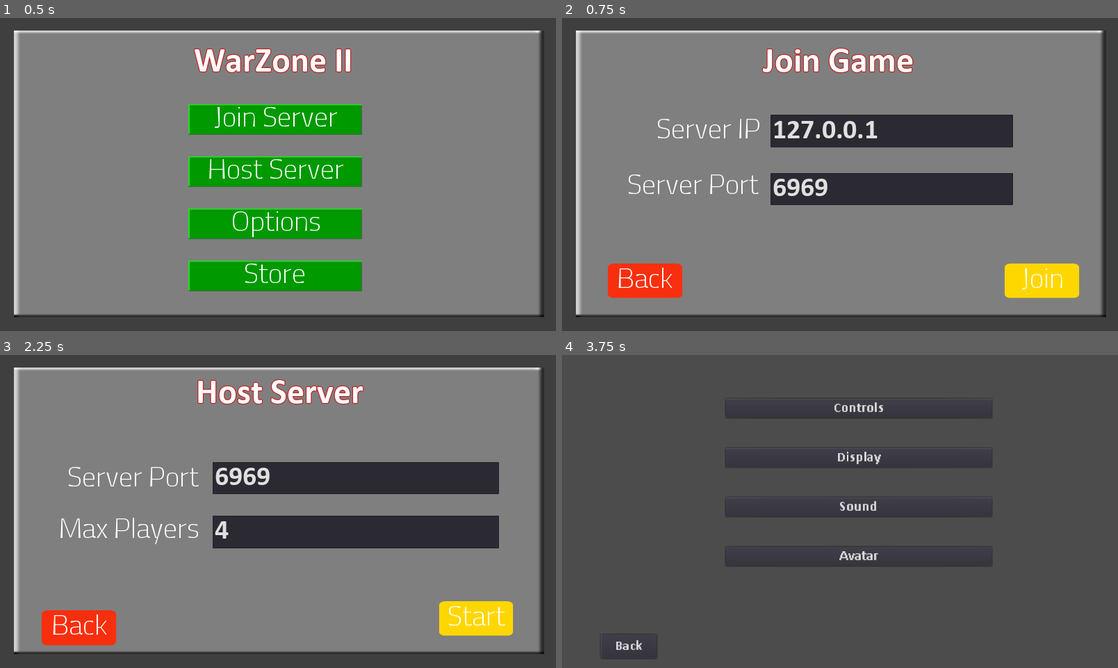
Above: before the commit, frames 1-4 (two rows, left to right).
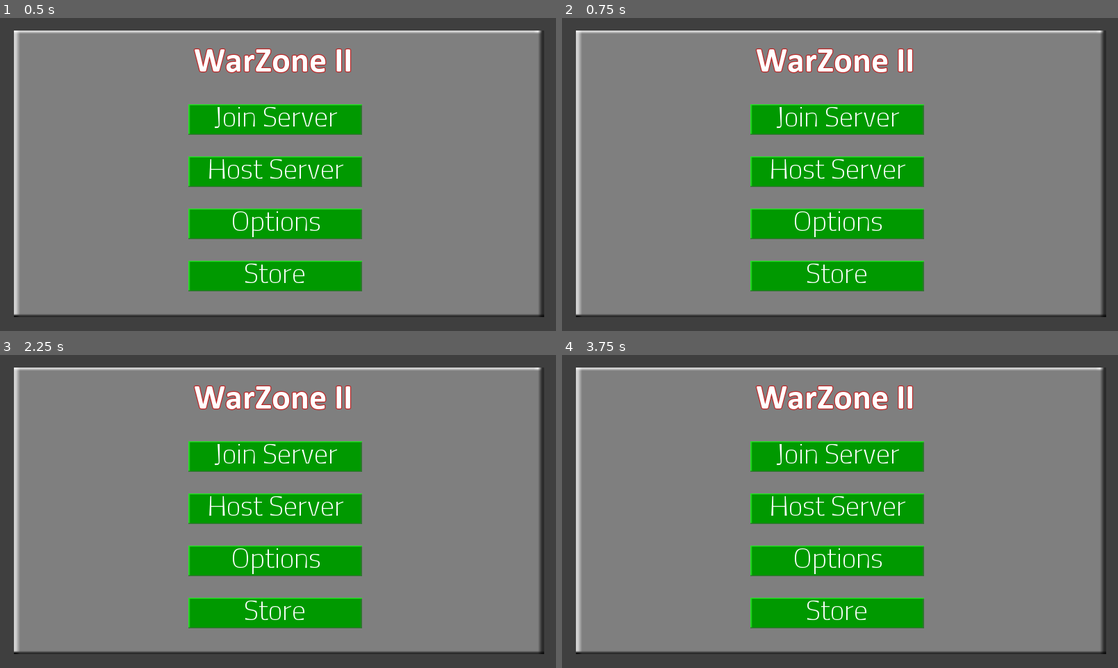
Above: after the commit, the same moments.

Repository: superRaptor911/WarZone_2
Game: Godot game, scene res://Menus/MainMenu/MainMenu.tscn
Two runs of this game, one before a commit and one after it. Both use one fixed random seed, a clock stepped at 60 frames per second and the inputs below. Sound files missing from this copy of the repository are replaced by a short silence.
Inputs:
- Up to frame 1 (0.5 s): no input
- Up to frame 2 (0.75 s): click "Join Server" at 0.5 s
- Up to frame 3 (2.25 s): click "Back" at 1.25 s; click "Host Server" at 2 s
- Up to frame 4 (3.75 s): click "Back" at 2.75 s; click "Options" at 3.5 s

Frame 1 is identical in both runs. In frame 2, 23% of the frame differs, in the area x 8-93%, y 9-90%; in frame 3, 26%; in frame 4, 87%, in the area x 2-98%, y 4-96%.

Commit message:
Switched to godot 3.2

Diff:
--- a/Menus/HUD/Hud.gd
+++ b/Menus/HUD/Hud.gd
@@ -40,10 +40,10 @@
 		$Panel2.rect_global_position = Vector2(-500,-500)
 
 class MyPlayerSorter:
-    static func sort(a, b):
-        if a["kills"] < b["kills"]:
-            return false
-        return true
+	static func sort(a, b):
+		if a["kills"] < b["kills"]:
+			return false
+		return true
 
 
 
--- a/Menus/MainMenu/MainMenu.gd
+++ b/Menus/MainMenu/MainMenu.gd
@@ -4,18 +4,27 @@
 func _ready():
 	get_tree().paused = false
 
-# Called every frame. 'delta' is the elapsed time since the previous frame.
-#func _process(delta):
-#	pass
+var _next_scene : String
 
 
 func _on_Button_pressed():
-	get_tree().change_scene("res://Menus/MainMenu/Join_menu.tscn")
+	$btn_click.play()
+	_next_scene = "res://Menus/MainMenu/Join_menu.tscn"
 
 
 func _on_Button2_pressed():
-	get_tree().change_scene("res://Menus/MainMenu/host_menu.tscn")
+	$btn_click.play()
+	_next_scene = "res://Menus/MainMenu/host_menu.tscn"
 
 
 func _on_Button3_pressed():
-	get_tree().change_scene("res://Menus/Settings/Settings.tscn")
+	$btn_click.play()
+	_next_scene = "res://Menus/Settings/Settings.tscn"
+
+
+
+
+
+
+func _on_btn_click_finished():
+	get_tree().change_scene(_next_scene);
--- a/Menus/MainMenu/MainMenu.tscn
+++ b/Menus/MainMenu/MainMenu.tscn
@@ -7,6 +7,7 @@
 [ext_resource path="res://Menus/resources/btn_texture2.png" type="Texture" id=5]
 [ext_resource path="res://new_font.tres" type="DynamicFont" id=6]
 [ext_resource path="res://Menus/resources/Header_font.tres" type="DynamicFont" id=7]
+[ext_resource path="res://Sfx/menus/btn_hvr.wav" type="AudioStream" id=8]
 
 [node name="MainMenu" type="CanvasLayer"]
 script = ExtResource( 1 )
@@ -138,6 +139,13 @@
 margin_bottom = 142.524
 custom_fonts/font = ExtResource( 7 )
 text = "WarZone II"
+
+[node name="btn_hover" type="AudioStreamPlayer" parent="."]
+stream = ExtResource( 8 )
+
+[node name="btn_click" type="AudioStreamPlayer" parent="."]
+stream = ExtResource( 8 )
 [connection signal="pressed" from="VBoxContainer/Button" to="." method="_on_Button_pressed"]
 [connection signal="pressed" from="VBoxContainer/Button2" to="." method="_on_Button2_pressed"]
 [connection signal="pressed" from="VBoxContainer/Button3" to="." method="_on_Button3_pressed"]
+[connection signal="finished" from="btn_click" to="." method="_on_btn_click_finished"]
--- a/Menus/MainMenu/host_menu.gd
+++ b/Menus/MainMenu/host_menu.gd
@@ -1,23 +1,27 @@
 extends CanvasLayer
 
-# Declare member variables here. Examples:
-# var a = 2
-# var b = "text"
+var next_scene : String
 
 # Called when the node enters the scene tree for the first time.
 func _ready():
 	network.connect("server_created",self,"_join_lobby")
 
 func _join_lobby():
-	print("ds")
-	get_tree().change_scene("res://Menus/Lobby/Lobby.tscn")
+	next_scene = "res://Menus/Lobby/Lobby.tscn"
 
 
 func _on_create_pressed():
 	var port = int($PanelContainer/Panel/container/port.text)
 	var max_p = int($PanelContainer/Panel/container/max_pl.text)
+	$btn_click.play()
 	network.create_server(port,max_p)
 
 
+
 func _on_back_pressed():
-	get_tree().change_scene("res://Menus/MainMenu/MainMenu.tscn")
+	$btn_click.play()
+	next_scene = "res://Menus/MainMenu/MainMenu.tscn"
+
+
+func _on_btn_click_finished():
+	get_tree().change_scene(next_scene);
--- a/Menus/MainMenu/host_menu.tscn
+++ b/Menus/MainMenu/host_menu.tscn
@@ -8,6 +8,7 @@
 [ext_resource path="res://new_font.tres" type="DynamicFont" id=6]
 [ext_resource path="res://calibrib.ttf" type="DynamicFontData" id=7]
 [ext_resource path="res://Menus/resources/Header_font.tres" type="DynamicFont" id=8]
+[ext_resource path="res://Sfx/menus/btn_hvr.wav" type="AudioStream" id=9]
 
 [sub_resource type="DynamicFont" id=1]
 size = 64
@@ -33,6 +34,9 @@
 margin_bottom = 360.0
 texture = ExtResource( 2 )
 expand = true
+__meta__ = {
+"_edit_use_anchors_": false
+}
 
 [node name="Panel" type="TextureRect" parent="PanelContainer"]
 margin_left = 32.0
@@ -131,5 +135,9 @@
 margin_bottom = 101.053
 custom_fonts/font = ExtResource( 8 )
 text = "Host Server"
+
+[node name="btn_click" type="AudioStreamPlayer" parent="."]
+stream = ExtResource( 9 )
 [connection signal="pressed" from="PanelContainer/Panel/create" to="." method="_on_create_pressed"]
 [connection signal="pressed" from="PanelContainer/Panel/back" to="." method="_on_back_pressed"]
+[connection signal="finished" from="btn_click" to="." method="_on_btn_click_finished"]
--- a/Network/game_states.gd
+++ b/Network/game_states.gd
@@ -92,28 +92,28 @@
 	save_data("user://pinfo.dat",player_info)
 
 func save_data(save_path : String, data : Dictionary) -> void:
-    var data_string = JSON.print(data)
-    var file = File.new()
-    var json_error = validate_json(data_string)
-    if json_error:
-        print_debug("JSON IS NOT VALID FOR: " + data_string)
-        print_debug("error: " + json_error)
-        return
-    file.open(save_path, file.WRITE)
-    file.store_string(data_string)
-    file.close()
+	var data_string = JSON.print(data)
+	var file = File.new()
+	var json_error = validate_json(data_string)
+	if json_error:
+		print_debug("JSON IS NOT VALID FOR: " + data_string)
+		print_debug("error: " + json_error)
+		return
+	file.open(save_path, file.WRITE)
+	file.store_string(data_string)
+	file.close()
 
 
 func load_data(save_path : String = "user://game.dat"):
-    var file : File = File.new()
-    if not file.file_exists(save_path):
-        print_debug('file [%s] does not exist; creating' % save_path)
-        save_data(save_path, {})
-    file.open(save_path, file.READ)
-    var json : String = file.get_as_text()
-    var data : Dictionary = parse_json(json)
-    file.close()
-    return data
+	var file : File = File.new()
+	if not file.file_exists(save_path):
+		print_debug('file [%s] does not exist; creating' % save_path)
+		save_data(save_path, {})
+	file.open(save_path, file.READ)
+	var json : String = file.get_as_text()
+	var data : Dictionary = parse_json(json)
+	file.close()
+	return data
 ################################################################
 
 
--- a/Objects/Temp/TestMap.tscn
+++ b/Objects/Temp/TestMap.tscn
@@ -20,7 +20,6 @@
 [node name="spwan" type="Node" parent="." groups=[
 "spawn_points",
 ]]
-editor/display_folded = true
 
 [node name="Node2D" type="Node2D" parent="spwan"]
 position = Vector2( 657.685, 242.031 )
--- a/Objects/Weapons/Projectile.gd
+++ b/Objects/Weapons/Projectile.gd
@@ -18,7 +18,7 @@
 	velocity_vector.x = velocity*cos(rot-1.57)
 	velocity_vector.y = velocity*sin(rot - 1.57)
 	damage = dam
-	$Time_to_live.start()
+	#$Time_to_live.start()
 	sender = sen
 	weapon = wpn
 
--- a/Objects/Weapons/Projectile.tscn
+++ b/Objects/Weapons/Projectile.tscn
@@ -17,6 +17,7 @@
 [node name="Time_to_live" type="Timer" parent="."]
 wait_time = 2.0
 one_shot = true
+autostart = true
 
 [node name="Sprite" type="Sprite" parent="."]
 position = Vector2( 0.0126243, -8.61429 )
Not shown: 1 places in Menus/MainMenu/MainMenu.tscn that only renumber resources
Not shown: 1 places in Menus/MainMenu/host_menu.tscn that only renumber resources
Not shown, added: Sfx/menus/btn_click.wav
Not shown, added: Sfx/menus/btn_hvr.wav
